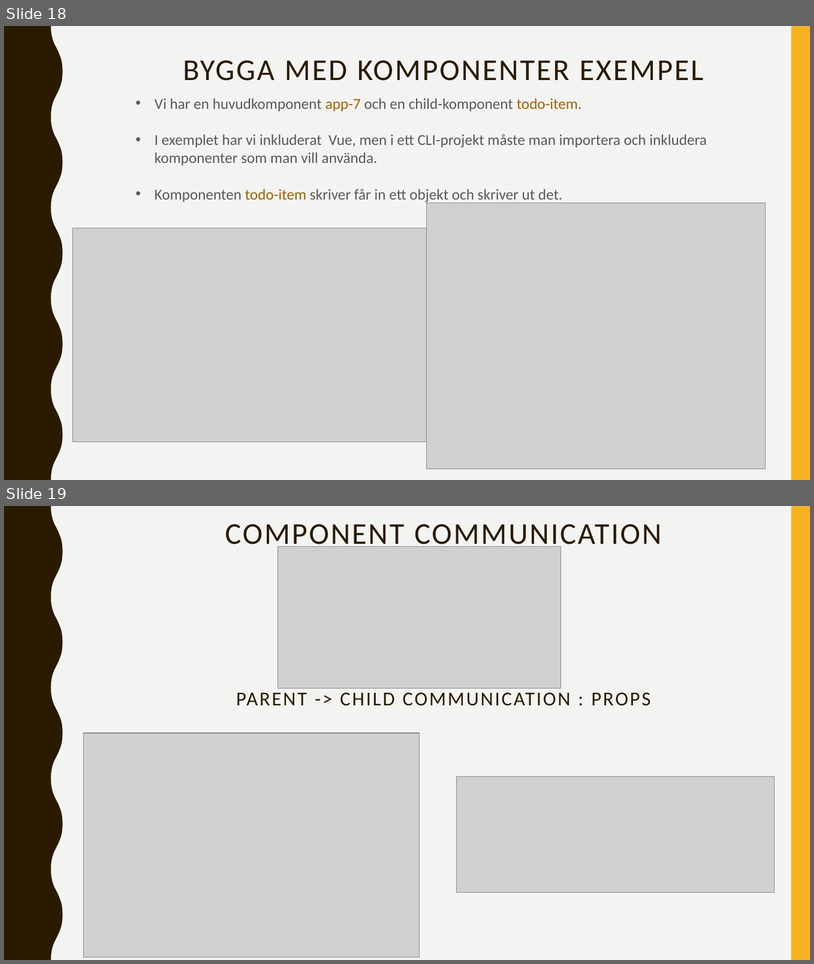
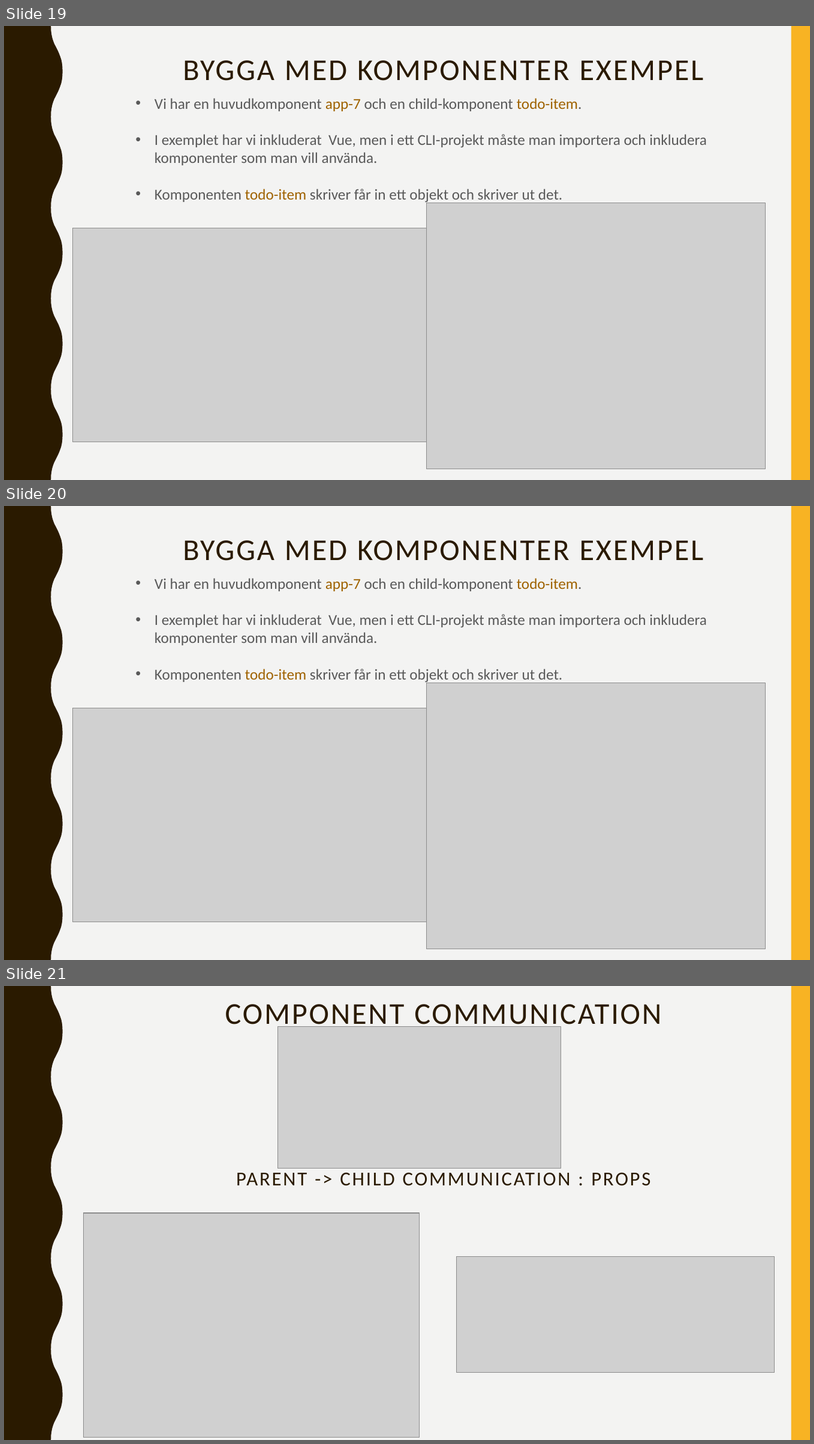
Before and after one commit to abbjetmus/programmering, a slide deck: Vue/Vue.pptx. Shown one above the other, each under a label of ours: slides 18 and 19 before the commit, slides 19, 20 and 21 after it. The pictures are 814x964 and 814x1444 pixels, drawn with LibreOffice and Linux fonts; fonts in the diff are those of the drawing; grey boxes stand for pictures. Boxes give left, top, right and bottom in pixels: in the first picture for what was removed or moved away, otherwise in the second. Text is boxed around its words. In the diff, an @@ line names an element or a change of style, - is before the commit and + after.

```diff
--- a/Vue/Vue.pptx
+++ b/Vue/Vue.pptx
@@ slide 20 added at bbox=[4, 506, 810, 960], background #F3F3F2; not listed: 2 template elements that a slide beside it also shows @@
@@ title added at bbox=[183, 540, 704, 561], 36 pt, text #2A1A00 @@
+BYGGA MED KOMPONENTER EXEMPEL
@@ text added at bbox=[155, 578, 707, 683], 18 pt, text #595959 @@
+• Vi har en huvudkomponent app-7 och en child-komponent todo-item.
+• I exemplet har vi inkluderat Vue, men i ett CLI-projekt måste man importera och inkludera komponenter som man vill använda.
+• Komponenten todo-item skriver får in ett objekt och skriver ut det.
@@ picture added at bbox=[427, 682, 765, 949] @@
@@ picture added at bbox=[73, 708, 452, 922] @@
@@ what was slide 18 is now slide 19 @@
@@ what was slide 19 is now slide 21 @@
```
Also in this commit, not shown: 1 other slide added, 1 other file.
